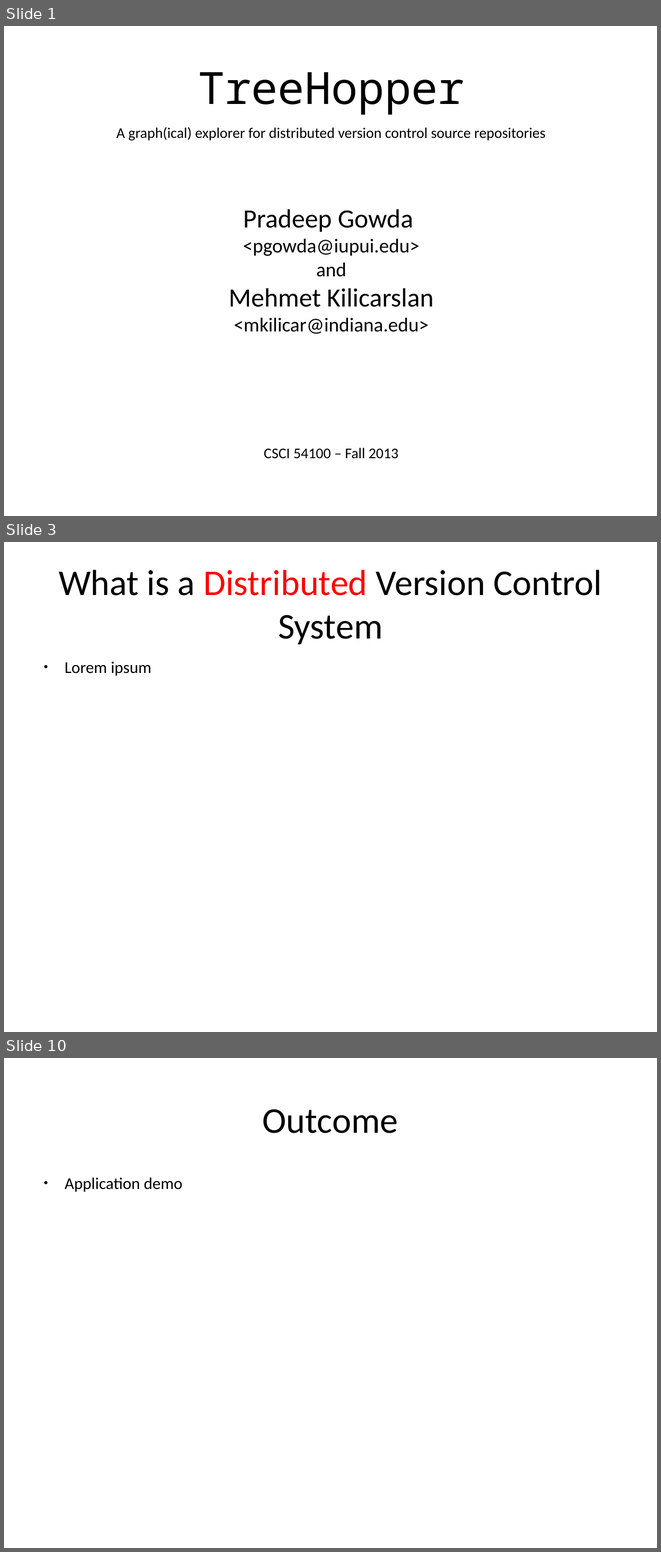
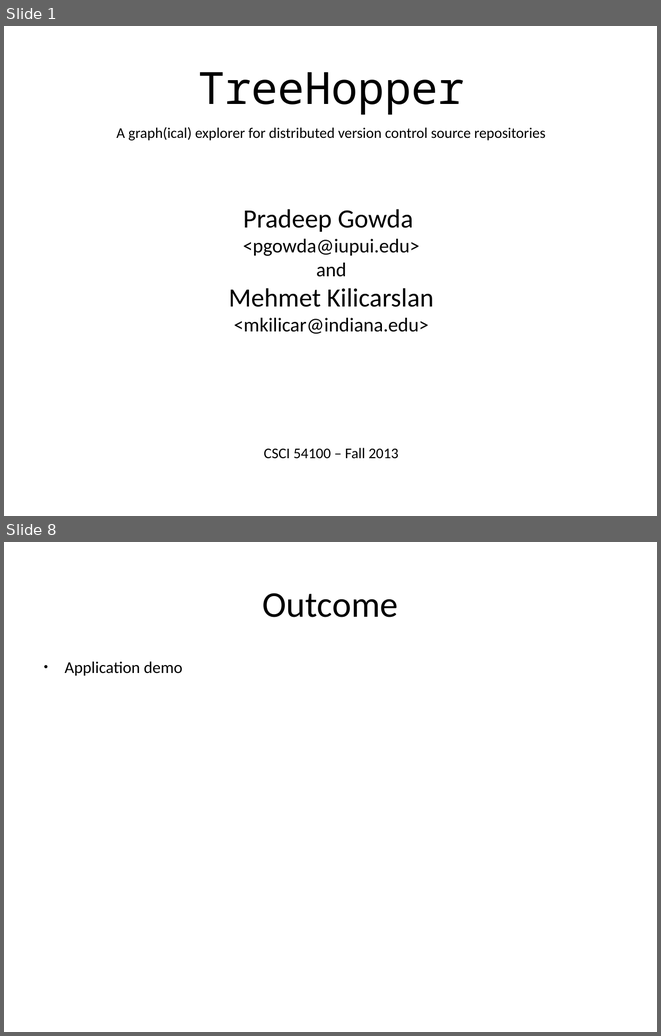
Before and after one commit to btbytes/treehopper, a slide deck: presentation/treehopper.odp. Shown one above the other, each under a label of ours: slides 1, 3 and 10 before the commit, slides 1 and 8 after it; the slides between them are not shown. The pictures are 661x1552 and 661x1036 pixels, drawn with LibreOffice and Linux fonts; fonts in the diff are those of the drawing. Boxes give left, top, right and bottom in pixels: in the first picture for what was removed or moved away, otherwise in the second. Text is boxed around its words. In the diff, an @@ line names an element or a change of style, - is before the commit and + after.

```diff
--- a/presentation/treehopper.odp
+++ b/presentation/treehopper.odp
@@ slide 3 removed at <box>4,542,657,1032</box>, background #FFFFFF @@
@@ title removed at <box>59,570,602,644</box> @@
-What is a Distributed Version Control System
@@ text removed at <box>64,661,152,676</box> @@
-● Lorem ipsum
@@ what was slide 10 is now slide 8 @@
```
Also in this commit, not shown: 3 slides changed, 4 slides added, 7 other slides removed, 2 other files.
